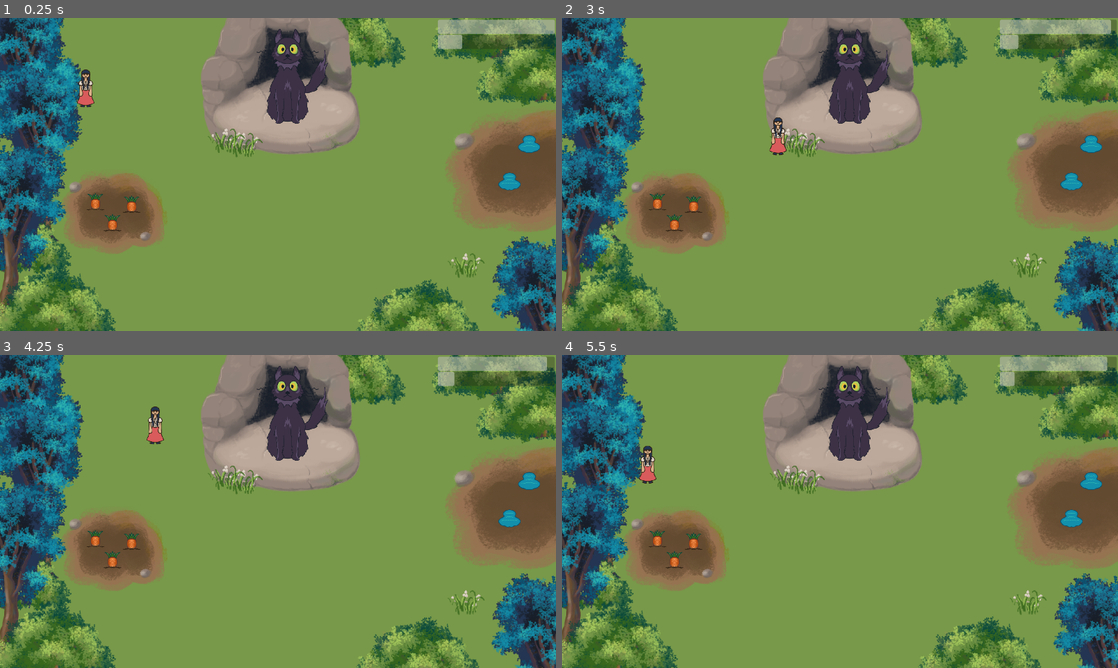
Above: before the commit, frames 1-4 (two rows, left to right).
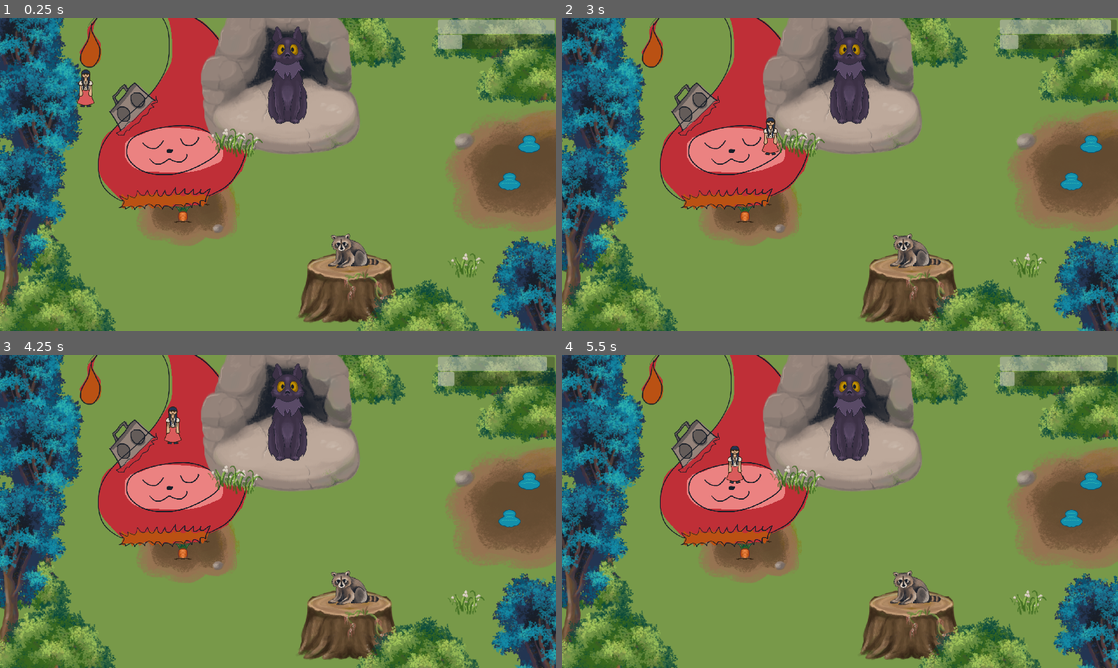
Above: after the commit, the same moments.

Repository: jadicodes/grotto-guardians
Game: Godot game, scene res://world/world.tscn
Same seed, same stepped clock (60 frames per second), same inputs: the game is played once before the commit and once after it. Sound files missing from this copy of the repository are replaced by a short silence.
Inputs:
- Up to frame 1 (0.25 s): no input
- Up to frame 2 (3 s): tap Enter at 0.5 s; hold D (move_right) 0.53-1.28 s; tap E (interact) every 0.75 s from 0.6 to 2.85 s; hold S (move_down) 1.28-2.03 s; hold D (move_right) 2.03-2.78 s; hold W (move_up) from 2.78 s (still down)
- Up to frame 3 (4.25 s): release W (move_up) at 3.53 s; hold A (move_left) from 3.53 s (still down); tap E (interact) at 3.6 s
- Up to frame 4 (5.5 s): tap E (interact) at 4.35, 5.1 s; release A (move_left) at 5.03 s; hold S (move_down) from 5.03 s (still down)

The runs differ from the first frame. In frame 1, 18% of the frame differs, in the area x 11-72%, y 0-98%; in frame 2, 18%; in frame 3, 18%; in frame 4, 18%.

Commit message:
Animate chord and draw raccoon

Diff:
--- a/project/entities/creatures/creature_body.gd
+++ b/project/entities/creatures/creature_body.gd
@@ -10,12 +10,10 @@
 
 
 func show_creature(from_position: float = 0.0):
-	show()
 	$MusicPlayer.play(from_position)
 
 
 func hide_creature():
-	hide()
 	$MusicPlayer.stop()
 
 
--- a/project/entities/creatures/creature_body.tscn
+++ b/project/entities/creatures/creature_body.tscn
@@ -1,6 +1,7 @@
-[gd_scene load_steps=3 format=3 uid="uid://sbhjmwv86ymb"]
+[gd_scene load_steps=4 format=3 uid="uid://sbhjmwv86ymb"]
 
 [ext_resource type="Script" path="res://entities/creatures/creature_body.gd" id="1_ullxn"]
+[ext_resource type="Texture2D" uid="uid://pga1xjflkgwb" path="res://entities/creatures/chord.png" id="2_tudlu"]
 
 [sub_resource type="CircleShape2D" id="CircleShape2D_4k1jv"]
 
@@ -8,6 +9,7 @@
 script = ExtResource("1_ullxn")
 
 [node name="Sprite" type="Sprite2D" parent="."]
+texture = ExtResource("2_tudlu")
 
 [node name="CollisionShape" type="CollisionShape2D" parent="."]
 shape = SubResource("CircleShape2D_4k1jv")
--- a/project/entities/guardian/guardian.tscn
+++ b/project/entities/guardian/guardian.tscn
@@ -29,7 +29,7 @@
 shape = SubResource("RectangleShape2D_fnbnn")
 
 [node name="HappinessTimer" type="Timer" parent="."]
-wait_time = 10.0
+wait_time = 3.0
 autostart = true
 
 [connection signal="body_entered" from="PlayerDetector" to="." method="_on_player_detector_body_entered"]
--- a/project/world/world.gd
+++ b/project/world/world.gd
@@ -4,6 +4,8 @@
 var current_state: int = 0
 var _music_playing: bool = false
 var _music_time: float = 0.0
+
+var is_chord_out: bool = false
 
 enum state {
 	NONE,
@@ -45,11 +47,14 @@
 					creature.show_creature(_music_time)
 				if creature.type.creature_name == "Chord":
 					creature.hide_creature()
+				if is_chord_out:
+					$AnimationPlayer.play("chord_leaves")
 		state.CHORDS:
 			for creature in $Creatures.get_children():
 				if creature.type.creature_name == "Chord":
 					creature.show_creature(_music_time)
-	print(current_state)
+					$AnimationPlayer.play("chord_enters")
+					is_chord_out = true
 
 
 func _on_guardian_leveled_up() -> void:
--- a/project/world/world.tscn
+++ b/project/world/world.tscn
@@ -15,12 +15,67 @@
 [ext_resource type="Texture2D" uid="uid://b8xbcu44wdwf1" path="res://world/tree.png" id="10_egceg"]
 [ext_resource type="Texture2D" uid="uid://3xi4of5730xv" path="res://world/bush.png" id="11_50awj"]
 [ext_resource type="PackedScene" uid="uid://sbhjmwv86ymb" path="res://entities/creatures/creature_body.tscn" id="12_51sri"]
+[ext_resource type="Texture2D" uid="uid://bo3nd4lc3bicw" path="res://world/log.png" id="16_mch6q"]
+
+[sub_resource type="Animation" id="Animation_uvgni"]
+resource_name = "chord_enters"
+length = 4.0
+tracks/0/type = "value"
+tracks/0/imported = false
+tracks/0/enabled = true
+tracks/0/path = NodePath("Creatures/Chord:position")
+tracks/0/interp = 1
+tracks/0/loop_wrap = true
+tracks/0/keys = {
+"times": PackedFloat32Array(0, 0.5, 1, 1.5, 2, 2.5, 3, 3.5),
+"transitions": PackedFloat32Array(1, 1, 1, 1, 1, 1, 1, 1),
+"update": 0,
+"values": [Vector2(-227, 743), Vector2(-102, 690), Vector2(-9, 794), Vector2(35, 766), Vector2(82, 806), Vector2(124, 776), Vector2(168, 810), Vector2(221, 770)]
+}
+
+[sub_resource type="Animation" id="Animation_22clo"]
+length = 0.001
+tracks/0/type = "value"
+tracks/0/imported = false
+tracks/0/enabled = true
+tracks/0/path = NodePath("Creatures/Chord:position")
+tracks/0/interp = 1
+tracks/0/loop_wrap = true
+tracks/0/keys = {
+"times": PackedFloat32Array(0),
+"transitions": PackedFloat32Array(1),
+"update": 0,
+"values": [Vector2(-359, 802)]
+}
+
+[sub_resource type="Animation" id="Animation_65hek"]
+resource_name = "chord_leaves"
+length = 4.0
+tracks/0/type = "value"
+tracks/0/imported = false
+tracks/0/enabled = true
+tracks/0/path = NodePath("Creatures/Chord:position")
+tracks/0/interp = 1
+tracks/0/loop_wrap = true
+tracks/0/keys = {
+"times": PackedFloat32Array(0.0333333, 0.5, 1, 1.53333, 2, 2.5, 3.03333, 3.5),
+"transitions": PackedFloat32Array(1, 1, 1, 1, 1, 1, 1, 1),
+"update": 0,
+"values": [Vector2(221, 770), Vector2(168, 810), Vector2(124, 776), Vector2(82, 806), Vector2(35, 766), Vector2(-9, 794), Vector2(-102, 690), Vector2(-227, 743)]
+}
+
+[sub_resource type="AnimationLibrary" id="AnimationLibrary_w3tx5"]
+_data = {
+"RESET": SubResource("Animation_22clo"),
+"chord_enters": SubResource("Animation_uvgni"),
+"chord_leaves": SubResource("Animation_65hek")
+}
 
 [node name="World" type="Node2D"]
 script = ExtResource("1_3wc5j")
 
 [node name="Dirt" type="Sprite2D" parent="."]
-position = Vector2(392, 668)
+position = Vector2(643, 641)
 texture = ExtResource("4_b4yjg")
 
 [node name="Dirt2" type="Sprite2D" parent="."]
@@ -30,13 +85,13 @@
 texture = ExtResource("4_b4yjg")
 
 [node name="PickupableBody" parent="." instance=ExtResource("7_bd8od")]
-position = Vector2(328, 635)
+position = Vector2(588, 604)
 
 [node name="PickupableBody2" parent="." instance=ExtResource("7_bd8od")]
-position = Vector2(387, 708)
+position = Vector2(692, 618)
 
 [node name="PickupableBody3" parent="." instance=ExtResource("7_bd8od")]
-position = Vector2(453, 644)
+position = Vector2(630, 678)
 
 [node name="Water" parent="." instance=ExtResource("7_bd8od")]
 position = Vector2(1759, 564)
@@ -49,15 +104,15 @@
 [node name="Creatures" type="CanvasLayer" parent="."]
 
 [node name="Rocky" parent="Creatures" instance=ExtResource("12_51sri")]
-position = Vector2(1515, 948)
+position = Vector2(1205, 817)
 type = ExtResource("7_k3elf")
 
 [node name="Chord" parent="Creatures" instance=ExtResource("12_51sri")]
-position = Vector2(729, 1047)
+position = Vector2(-359, 802)
 type = ExtResource("8_tuyhr")
 
 [node name="Buzz" parent="Creatures" instance=ExtResource("12_51sri")]
-position = Vector2(454, 32)
+position = Vector2(546, 280)
 type = ExtResource("9_7w6ro")
 
 [node name="Grass2" type="Sprite2D" parent="."]
@@ -133,6 +188,15 @@
 [node name="HUD" type="CanvasLayer" parent="."]
 
 [node name="HUD" parent="HUD" instance=ExtResource("7_htdkn")]
+
+[node name="Log" type="Sprite2D" parent="."]
+position = Vector2(1200, 819)
+texture = ExtResource("16_mch6q")
+
+[node name="AnimationPlayer" type="AnimationPlayer" parent="."]
+libraries = {
+"": SubResource("AnimationLibrary_w3tx5")
+}
 
 [connection signal="ate_food" from="Guardian/Guardian" to="HUD/HUD" method="_on_guardian_ate_food"]
 [connection signal="drank" from="Guardian/Guardian" to="HUD/HUD" method="_on_guardian_drank"]
Not shown, removed: project/entities/creatures/buzz.wav.import
Binary file changed: project/entities/creatures/chord.png
Not shown, removed: project/entities/creatures/chords.wav.import
Binary file changed: project/entities/creatures/rocky.png
Not shown, removed: project/entities/creatures/rocky.wav.import
Not shown, removed: project/entities/creatures/tweets.wav.import
Binary file changed: project/entities/guardian/cat.png
Binary file added: project/world/log.png
Not shown, added: project/world/log.png.import
Not shown: 1 places in project/world/world.tscn that only renumber resources
Not shown, removed: project/entities/creatures/buzz.wav
Not shown, added: project/entities/creatures/chord.png~
(and 8 more such lines)
